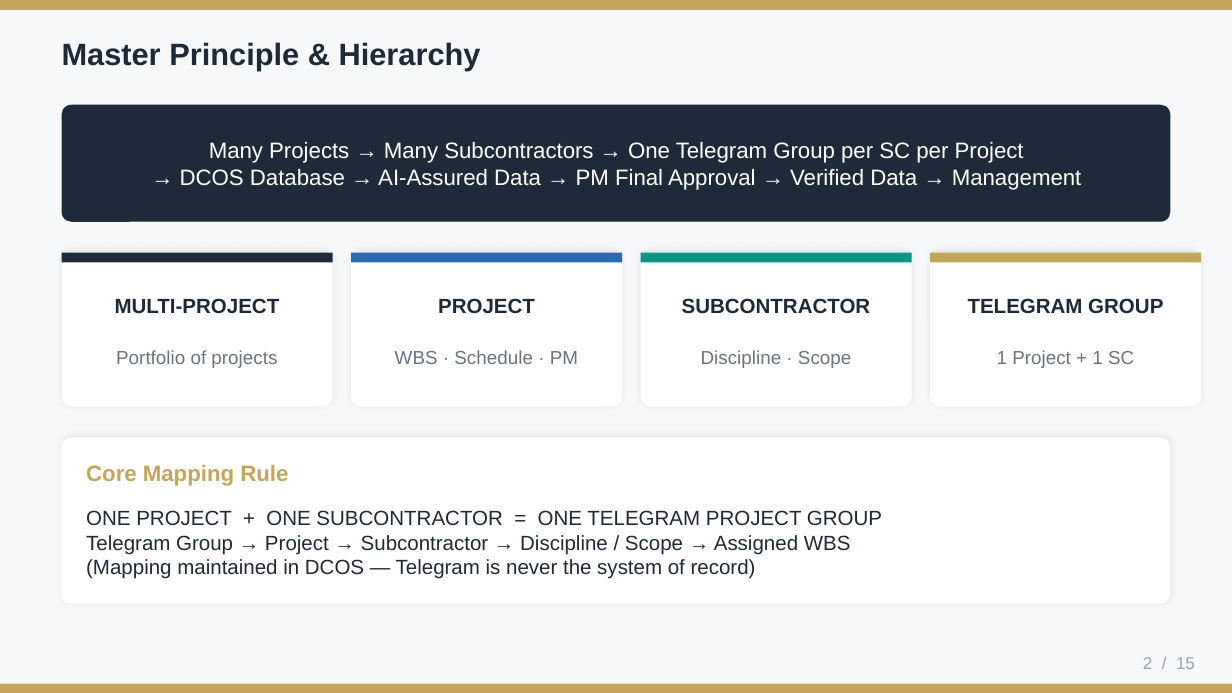
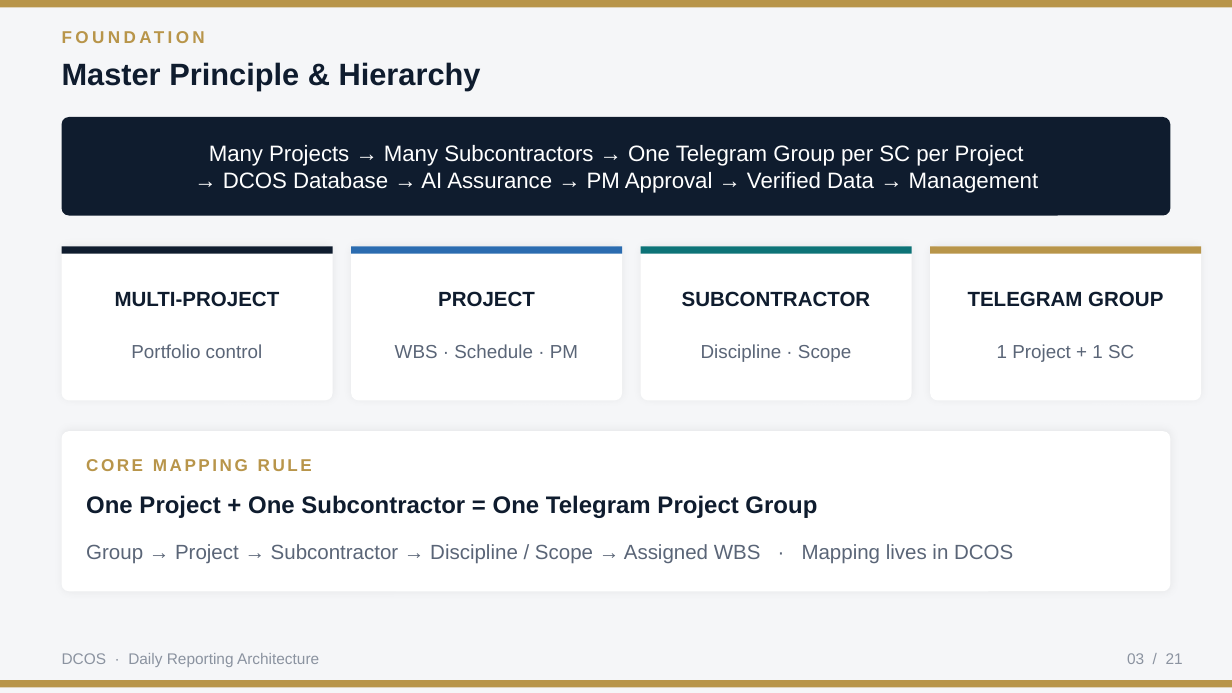
Before and after one commit to Liheng-Code/dcos-system, a slide deck: slide 3 of docs/04-Business-Modules/10-Construction/10-01-Daily-Reporting/DCOS_Telegram_Daily_Reporting_System.pptx (slide 2 before the commit). Drawn at 1232x693 pixels with LibreOffice and Linux fonts; fonts in the diff are those of the drawing. Boxes give left, top, right and bottom in pixels: in the first picture for what was removed or moved away, otherwise in the second. Text is boxed around its words. In the diff, an @@ line names an element or a change of style, - is before the commit and + after.

```diff
--- a/docs/04-Business-Modules/10-Construction/10-01-Daily-Reporting/DCOS_Telegram_Daily_Reporting_System.pptx
+++ b/docs/04-Business-Modules/10-Construction/10-01-Daily-Reporting/DCOS_Telegram_Daily_Reporting_System.pptx
@@ background #F7F8FA to #F5F6F8 @@
@@ text added at box(62, 25, 1170, 49), 10 pt, text #B8954A, bold @@
+FOUNDATION
@@ text colour #1E2A3A to #0F1C2E in 5 elements at box(115, 291, 280, 307), box(438, 291, 535, 307), box(682, 291, 871, 307), box(968, 291, 1163, 307), box(62, 62, 481, 90) @@
@@ text "Master Principle & Hierarchy": place and size @@
-text "Master Principle & Hierarchy" at box(62, 42, 481, 70)
+text "Master Principle & Hierarchy" at box(62, 62, 481, 90)
@@ rounded rectangle: place and size @@
-rounded rectangle at box(62, 105, 1170, 222)
+rounded rectangle at box(62, 117, 1170, 216)
@@ rounded rectangle at box(62, 117, 1170, 216): fill #1E2A3A to #0F1C2E; proportions changed @@
@@ text "Many Projects → Many Subcontractors ...": place and size @@
-text "Many Projects → Many Subcontractors ..." at box(180, 142, 1082, 190)
+text "Many Projects → Many Subcontractors ..." at box(209, 145, 1039, 193)
@@ text at box(223, 172, 1039, 193): text changed @@
-→ DCOS Database → AI-Assured Data → PM Final Approval → Verified Data → Management
+→ DCOS Database → AI Assurance → PM Approval → Verified Data → Management
@@ rectangle at box(62, 246, 333, 254): fill #1E2A3A to #0F1C2E @@
@@ rectangle at box(641, 246, 912, 254): fill #0D9488 to #0D7377 @@
@@ 5 rectangles, 4 rounded rectangles: place and size @@
-5 rectangles, 4 rounded rectangles at box(0, 253, 1232, 692)
+5 rectangles, 4 rounded rectangles at box(0, 246, 1232, 687)
@@ fill #C5A55A to #B8954A in 3 elements at box(0, 0, 1232, 7), box(0, 680, 1232, 687), box(930, 246, 1201, 254) @@
@@ text at box(131, 344, 263, 358): text changed; text colour #6B7280 to #5A6577 @@
-Portfolio of projects
+Portfolio control
@@ text colour #6B7280 to #5A6577 in 3 elements at box(395, 344, 578, 358), box(701, 344, 851, 362), box(997, 344, 1134, 362) @@
@@ shadow changed; proportions changed in 5 elements at box(62, 246, 333, 400), box(351, 246, 622, 400), box(641, 246, 912, 400), box(930, 246, 1201, 400), box(62, 431, 1170, 591) @@
@@ rounded rectangle: place and size @@
-rounded rectangle at box(62, 437, 1170, 604)
+rounded rectangle at box(62, 431, 1170, 591)
@@ text at box(86, 459, 312, 471): text changed; size 13 to 10 pt; text colour #C5A55A to #B8954A @@
-Core Mapping Rule
+CORE MAPPING RULE
@@ text added at box(86, 495, 817, 518), 14 pt, text #0F1C2E, bold @@
+One Project + One Subcontractor = One Telegram Project Group
@@ text at box(86, 544, 1013, 564): text changed; text colour #1F2937 to #5A6577 @@
-ONE PROJECT + ONE SUBCONTRACTOR = ONE TELEGRAM PROJECT GROUP
-Telegram Group → Project → Subcontractor → Discipline / Scope → Assigned WBS
-(Mapping maintained in DCOS — Telegram is never the system of record)
+Group → Project → Subcontractor → Discipline / Scope → Assigned WBS · Mapping lives in DCOS
@@ text added at box(62, 653, 319, 667), 9 pt, text #8B93A0 @@
+DCOS · Daily Reporting Architecture
@@ text added at box(1127, 653, 1183, 664), 9 pt, text #8B93A0 @@
+03 / 21
@@ text removed at box(1143, 657, 1195, 669) @@
-2 / 15
```
Also in this commit, not shown: 12 other slides changed, 8 slides added, 2 slides removed, 1 other file.
